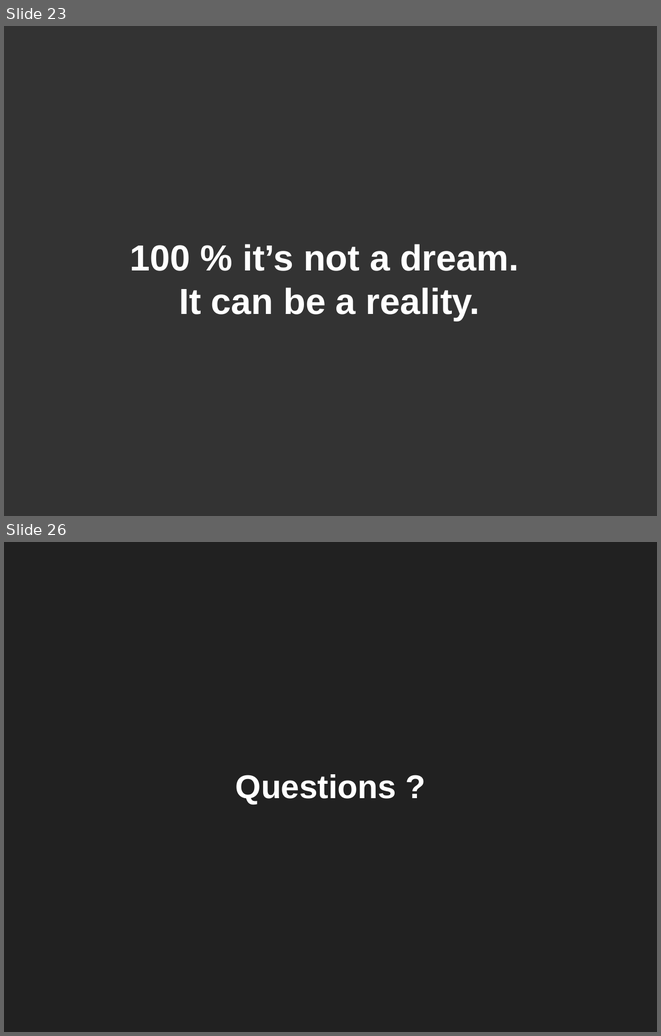
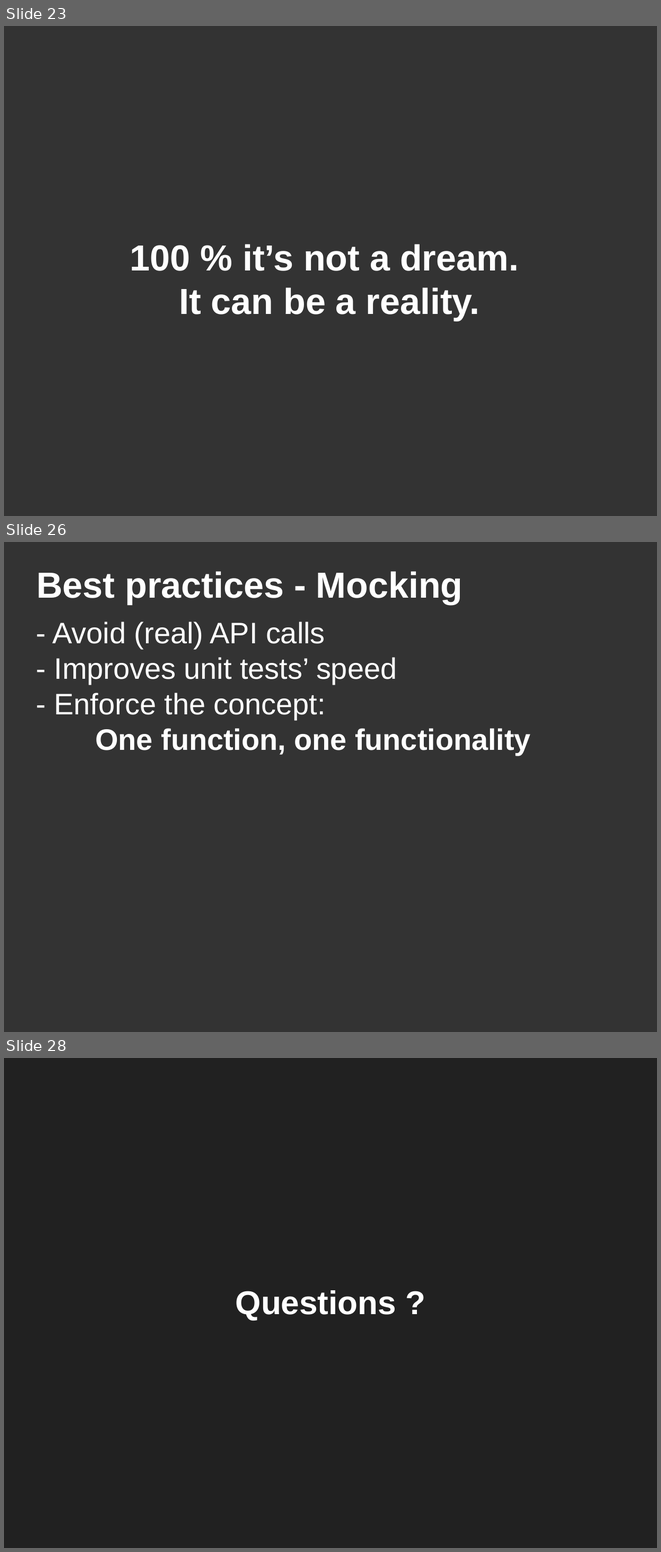
Before and after one commit to DanYellow/presentations, a slide deck: unit-tests/presentation.odp. Shown one above the other, each under a label of ours: slides 23 and 26 before the commit, slides 23, 26 and 28 after it; the slides between them are not shown. The pictures are 661x1036 and 661x1552 pixels, drawn with LibreOffice and Linux fonts; fonts in the diff are those of the drawing. Boxes give left, top, right and bottom in pixels: in the first picture for what was removed or moved away, otherwise in the second. Text is boxed around its words. In the diff, an @@ line names an element or a change of style, - is before the commit and + after.

Commit message:
Updates presentation and adds new tests

```diff
--- a/unit-tests/presentation.odp
+++ b/unit-tests/presentation.odp
@@ slide 26 added at (4,542,657,1032), background #333333 @@
@@ title added at (37,571,463,604), 44 pt, text #FFFFFF, bold @@
+Best practices - Mocking
@@ title added at (53,622,531,755), 36 pt, text #FFFFFF @@
+- Avoid (real) API calls
+- Improves unit tests’ speed
+- Enforce the concept:
+One function, one functionality
@@ what was slide 26 is now slide 28 @@
```
Also in this commit, not shown: 6 slides changed, 1 other slide added, 4 other files.
